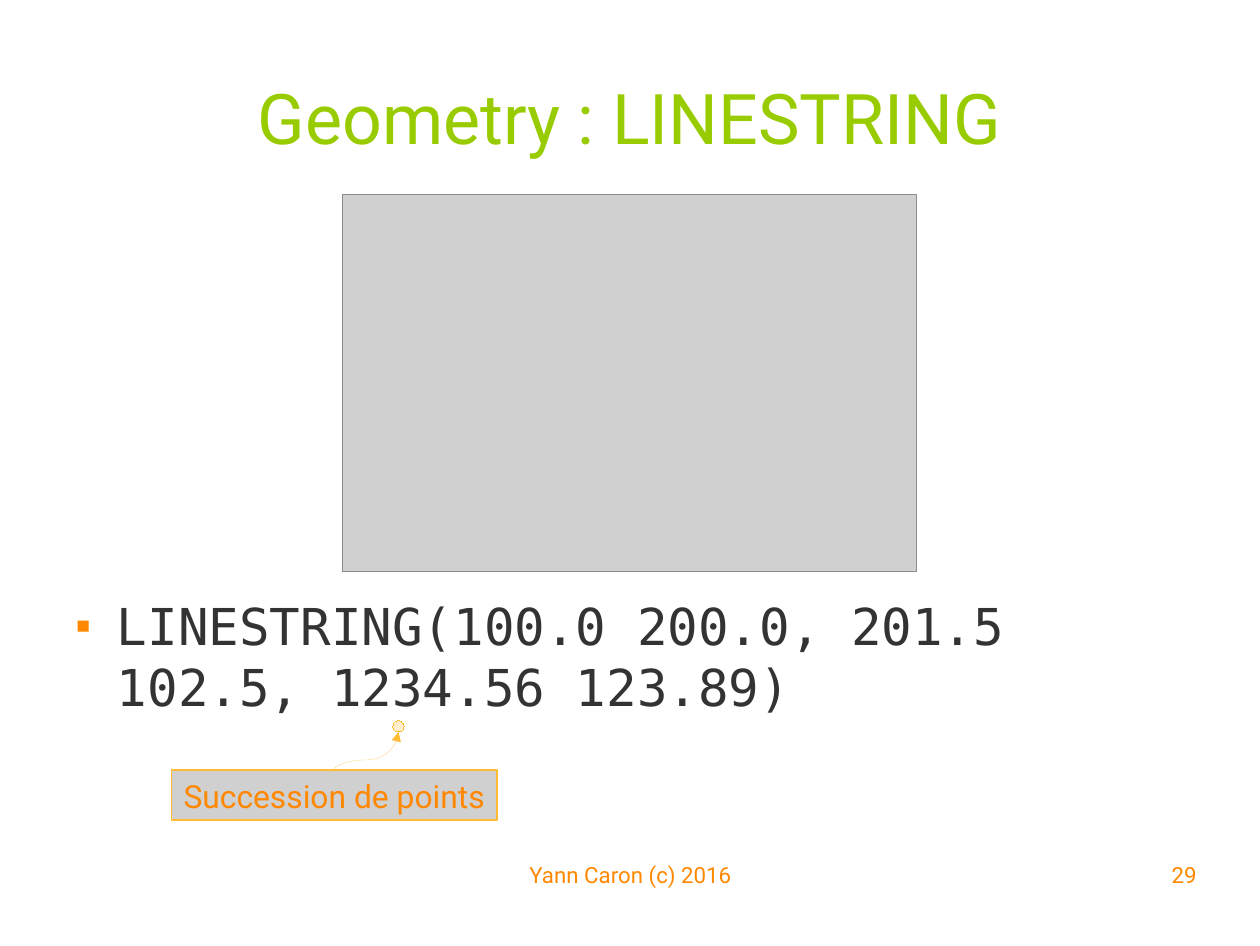
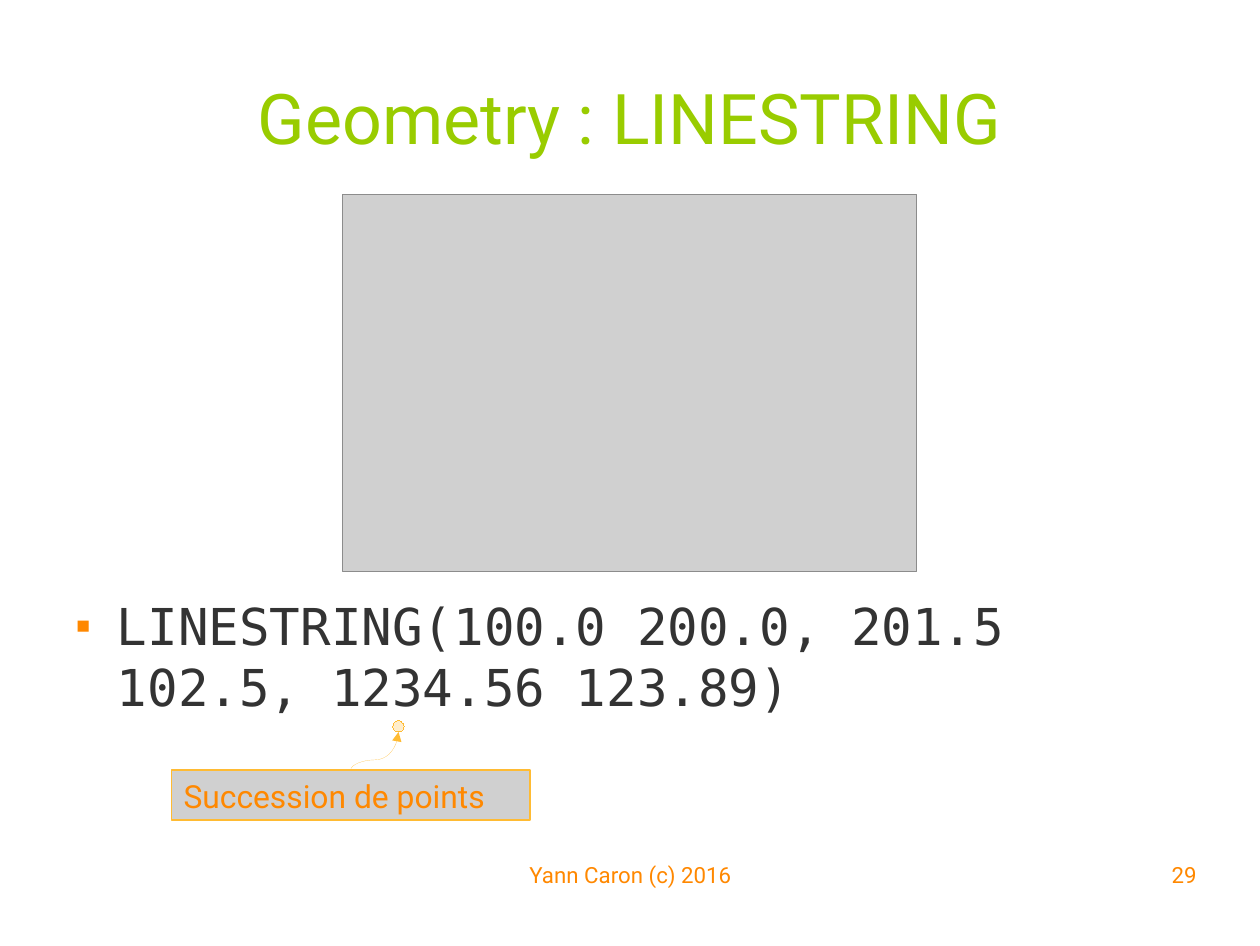
Before and after one commit to YannCaron/Android-ENSG, a slide deck: slide 29 of 10 - Spatialite.odp. Drawn at 1260x946 pixels with LibreOffice and Linux fonts; fonts in the diff are those of the drawing; grey boxes stand for pictures; background and template pictures are left out. Boxes give left, top, right and bottom in pixels: in the first picture for what was removed or moved away, otherwise in the second. Text is boxed around its words. In the diff, an @@ line names an element or a change of style, - is before the commit and + after.

```diff
--- a/10 - Spatialite.odp
+++ b/10 - Spatialite.odp
@@ curved arrow moved from (334, 769) - (399, 732) to (351, 769) - (399, 732) @@
@@ picture "Succession de points": place and size @@
-picture "Succession de points" at bbox=[172, 769, 497, 820]
+picture "Succession de points" at bbox=[172, 769, 529, 820]
```
Also in this commit, not shown: 11 other slides changed, 4 other files.
